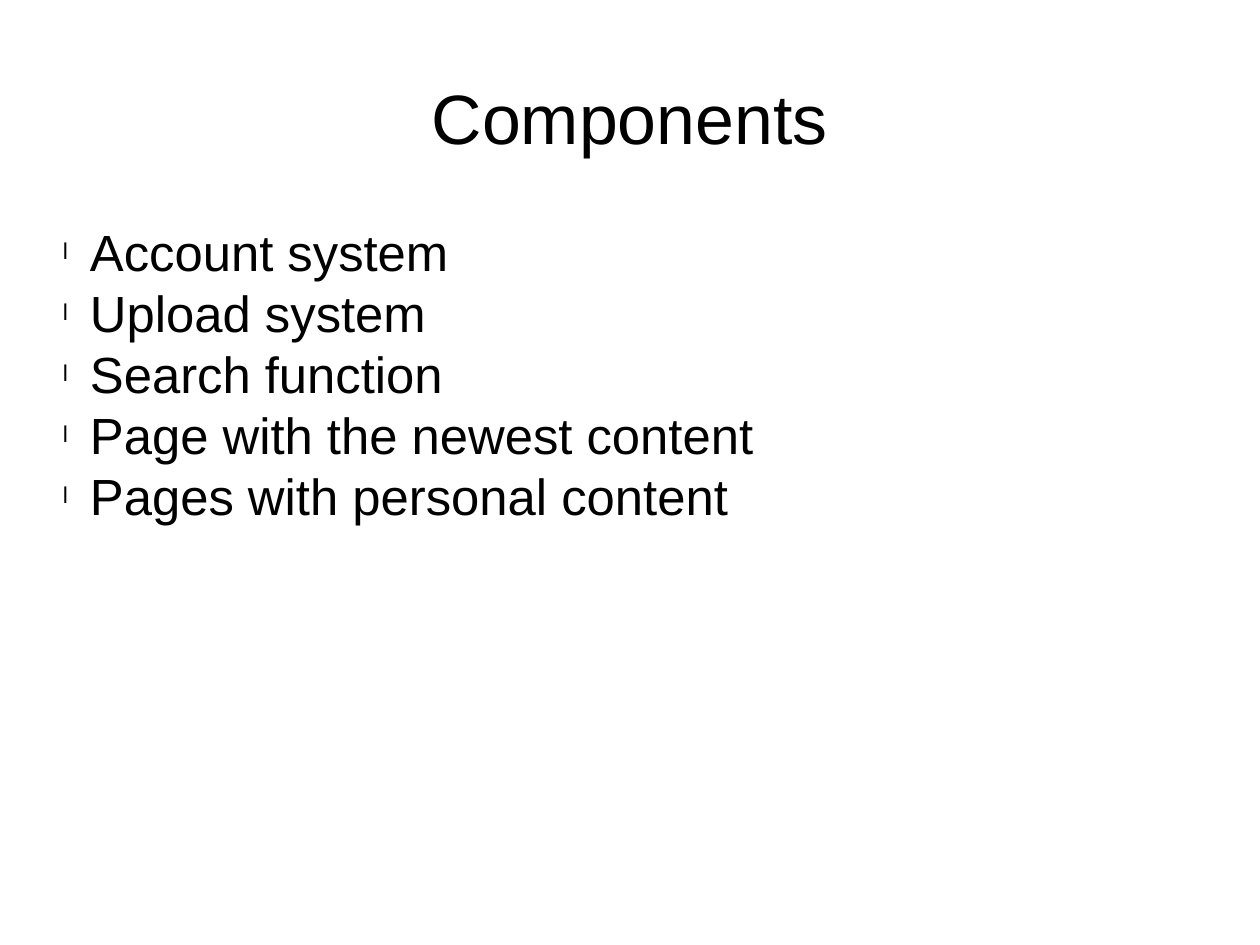
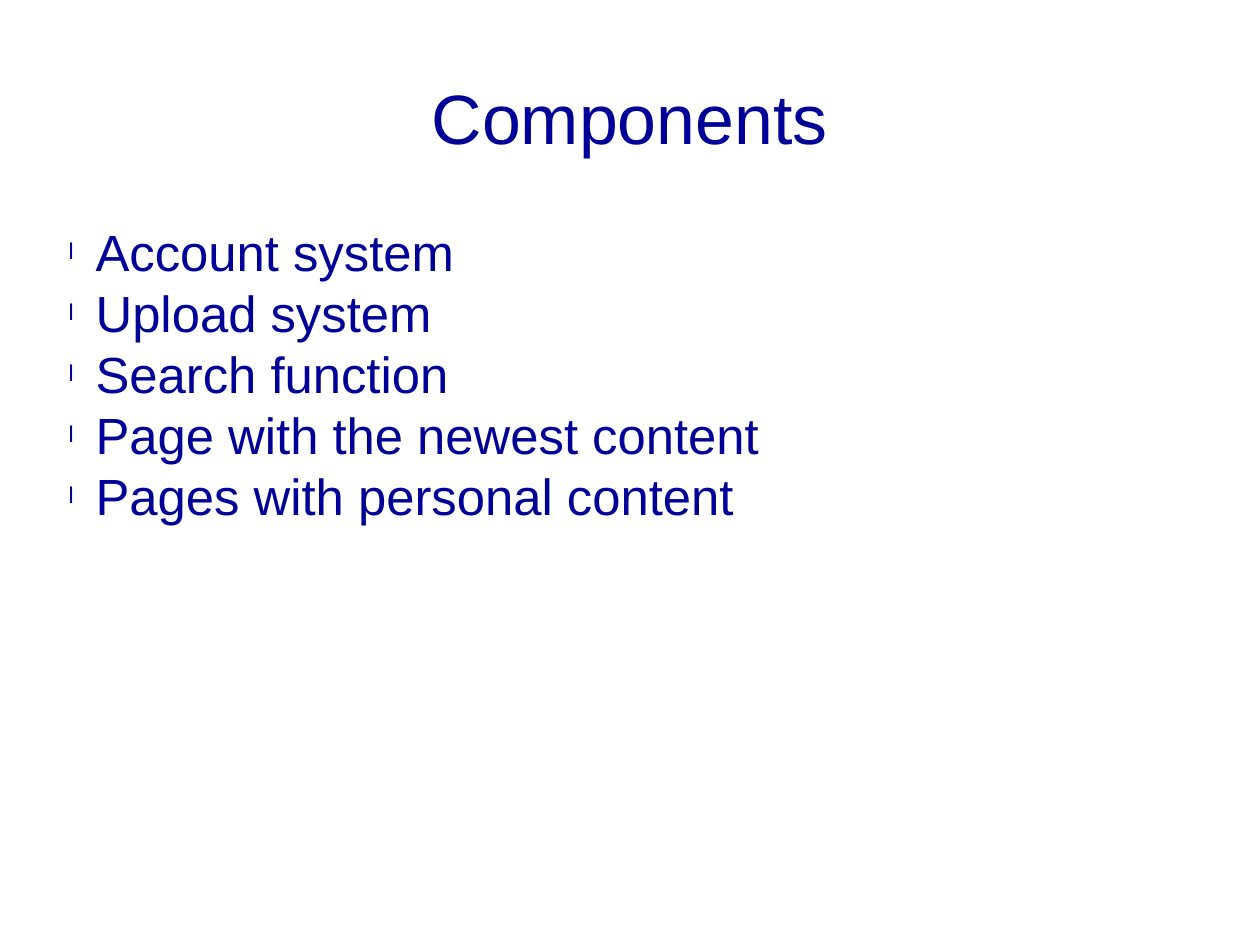
Before and after one commit to dijin1000/HELLO-WORLD, a slide deck: slide 4 of Presentation1.pptx. Drawn at 1260x945 pixels with LibreOffice and Linux fonts; fonts in the diff are those of the drawing. Boxes give left, top, right and bottom in pixels: in the first picture for what was removed or moved away, otherwise in the second. Text is boxed around its words. In the diff, an @@ line names an element or a change of style, - is before the commit and + after.

```diff
--- a/Presentation1.pptx
+++ b/Presentation1.pptx
@@ text "Components" at (x1=432, y1=95, x2=828, y2=157): text colour #000000 to #000099 @@
@@ text "Account system" at (x1=96, y1=236, x2=759, y2=526): text colour #000000 to #000099 @@
```
Also in this commit, not shown: 3 other slides changed.
